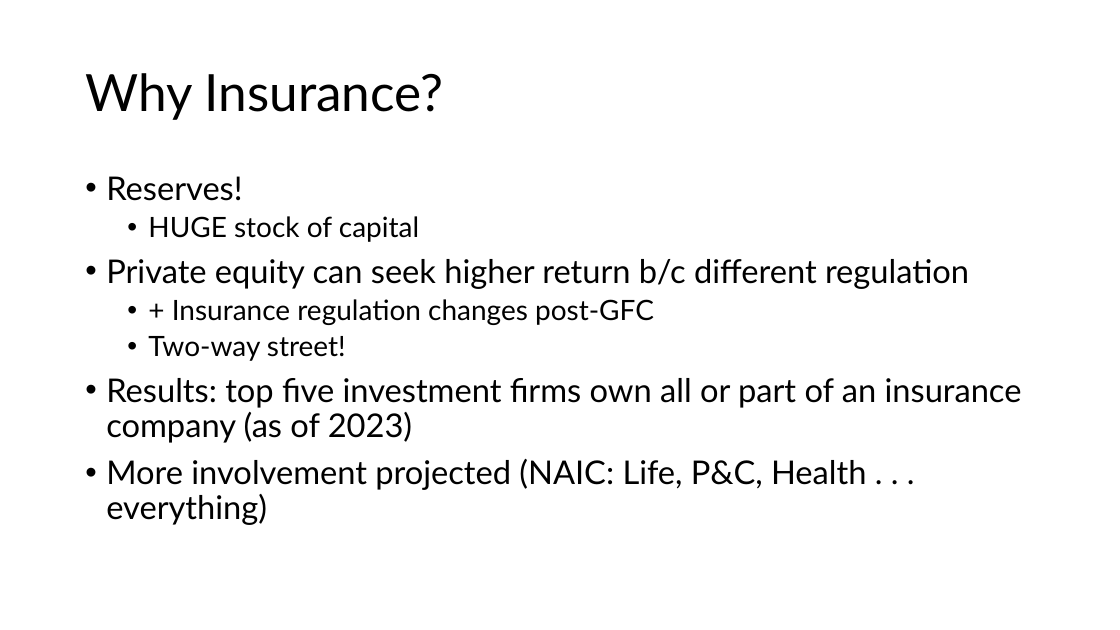
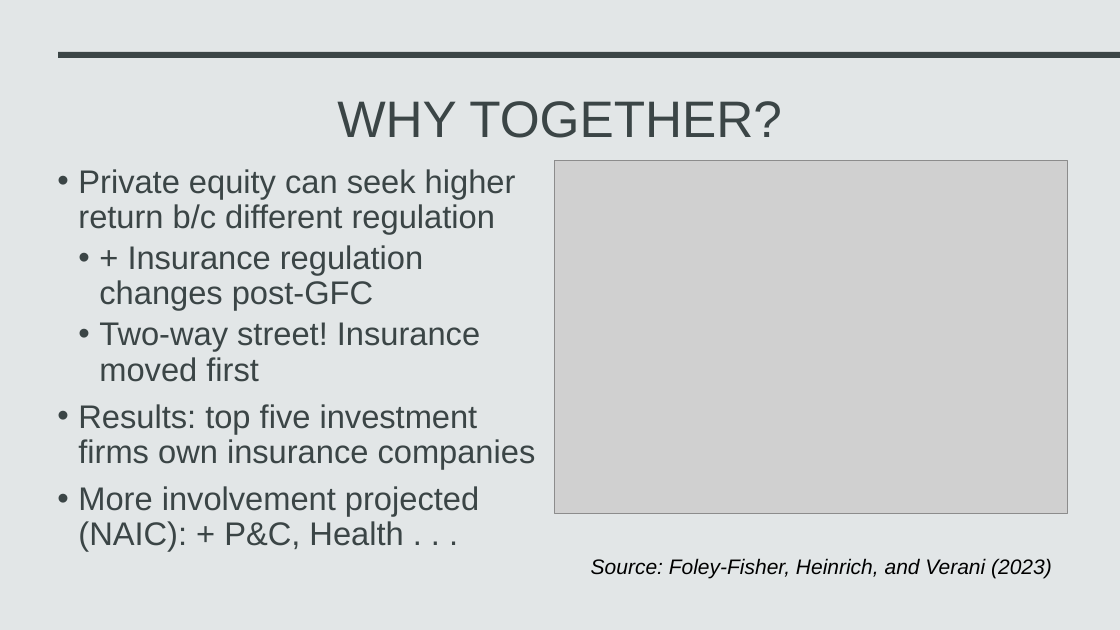
Before and after one commit to AFB-TUV/Fall-2026, a slide deck: slide 5 of Actuarial Corporate Finance/Why is Private Equity Involved with Insurance.pptx (slide 3 before the commit). Drawn at 1120x630 pixels with LibreOffice and Linux fonts; fonts in the diff are those of the drawing; grey boxes stand for pictures. Boxes give left, top, right and bottom in pixels: in the first picture for what was removed or moved away, otherwise in the second. Text is boxed around its words. In the diff, an @@ line names an element or a change of style, - is before the commit and + after.

```diff
--- a/Actuarial Corporate Finance/Why is Private Equity Involved with Insurance.pptx
+++ b/Actuarial Corporate Finance/Why is Private Equity Involved with Insurance.pptx
@@ background #FFFFFF to #E2E6E7 @@
@@ rectangle added at (58, 52, 1120, 58), fill #3B4546 @@
@@ title "WHY TOGETHER?" at (337, 101, 782, 138): vertical alignment middle to top @@
@@ title at (337, 101, 782, 138): text changed; font Lato to Arial; text colour #000000 to #3B4546 @@
-Why Insurance?
+WHY TOGETHER?
@@ text "Private equity can seek higher ...": place and size @@
-text "Private equity can seek higher ..." at (106, 176, 1022, 525)
+text "Private equity can seek higher ..." at (78, 169, 536, 551)
@@ text at (78, 169, 516, 310): font Lato to Arial, text colour #000000 to #3B4546 in "Private equity can seek higher return b/c ...", "+ Insurance regulation changes post-GFC"; size 24 to 28 pt in "+ Insurance regulation changes post-GFC"; indent changed @@
@@ text at (106, 176, 419, 242): paragraphs removed @@
-• Reserves!
-  • HUGE stock of capital
@@ picture added at (555, 160, 1067, 513) @@
@@ text at (78, 322, 536, 551): text changed; font Lato to Arial; text colour #000000 to #3B4546 @@
-  • Two-way street!
-• Results: top five investment firms own all or part of an insurance company (as of 2023)
-• More involvement projected (NAIC: Life, P&C, Health . . . everything)
+  • Two-way street! Insurance moved first
+• Results: top five investment firms own insurance companies
+• More involvement projected (NAIC): + P&C, Health . . .
@@ text added at (591, 558, 1052, 578), 18 pt, text #000000, italic @@
+Source: Foley-Fisher, Heinrich, and Verani (2023)
```
Also in this commit, not shown: 6 other slides changed, 2 slides added, 6 other files.
